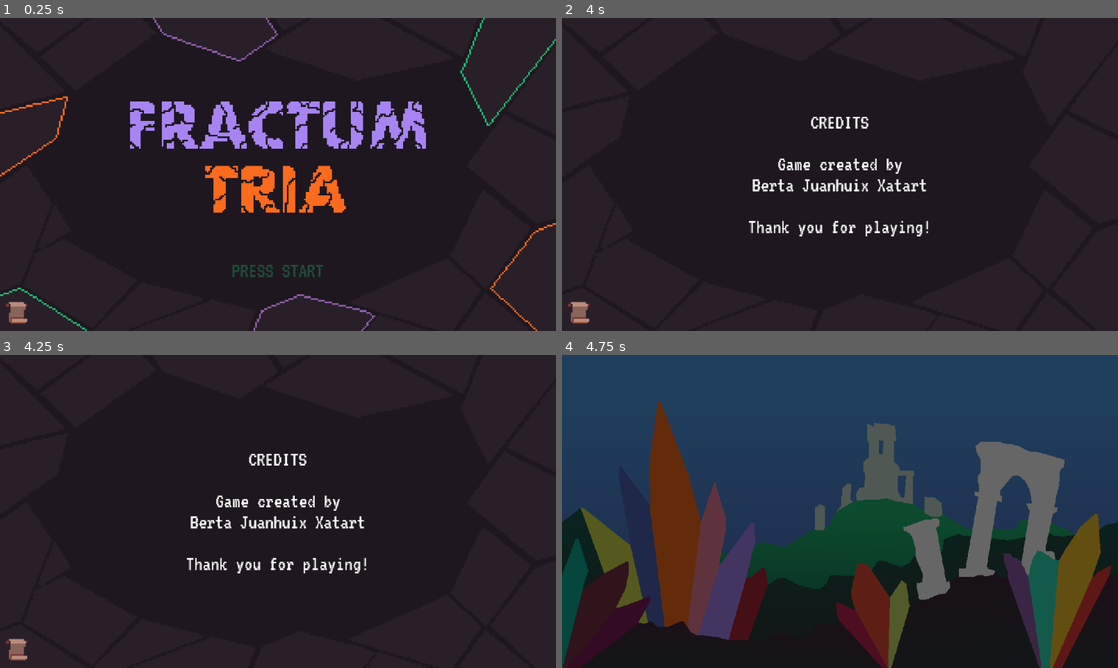
Above: before the commit, frames 1-4 (two rows, left to right).
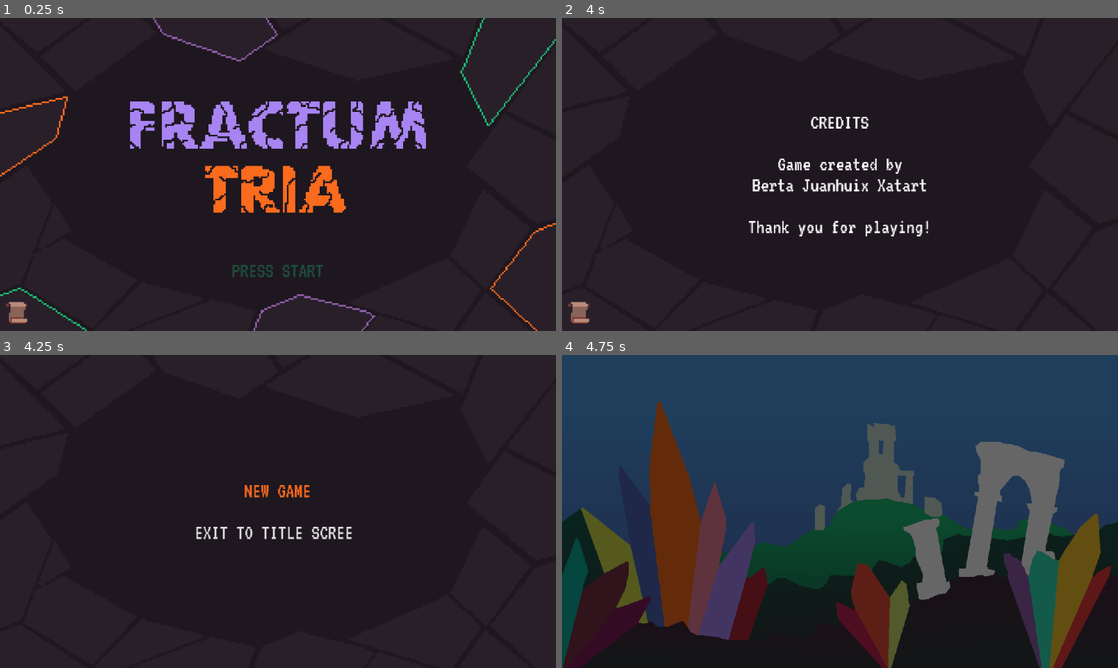
Above: after the commit, the same moments.

Repository: bxatart/fractumTria
Game: Godot game, scene res://scenes/start_screen.tscn
Same seed, same stepped clock (60 frames per second), same inputs: the game is played once before the commit and once after it. Sound files missing from this copy of the repository are replaced by a short silence.
Inputs (mouse positions are in pixels of both pictures, inside the frame that each line leads up to):
- Up to frame 1 (0.25 s): no input
- Up to frame 2 (4 s): click (578, 312) at 0.5 s; click "PRESS START" at 1.25 s; click "PRESS START" at 2 s; tap Enter (ui_accept) at 2.75, 3.5 s; hold Right (move_right) from 2.78 s (still down); tap J (shoot) at 2.85 s; tap W (jump) at 3.02, 3.77 s; tap K (swap_color) at 3.6 s
- Up to frame 3 (4.25 s): keep holding Right (move_right)
- Up to frame 4 (4.75 s): release Right (move_right) at 4.25 s; click (840, 489) at 4.25 s, where only the run after the commit has a clickable "NEW GAME"

Frames 1-2 are identical in both runs. In frame 3, 2.5% of the frame differs, in the area x 1-66%, y 31-98%; in frame 4, nothing differs.

Commit message:
Afegeixo pantalla per carregar i crear nova partida

Diff:
--- a/project.godot
+++ b/project.godot
@@ -124,7 +124,7 @@
 [internationalization]
 
 locale/translations=PackedStringArray("res://assets/translations/ca.po", "res://assets/translations/en.po", "res://assets/translations/es.po")
-locale/translations_pot_files=PackedStringArray("res://scene …(1090 unchanged characters)… _screen.gd", "res://scripts/tutorial.gd")
+locale/translations_pot_files=PackedStringArray("res://scene …(1090 unchanged characters)… _screen.gd", "res://scripts/tutorial.gd", "res://scenes/load_game_screen.tscn", "res://scripts/load_game_screen.gd")
 
 [layer_names]
 
--- /dev/null
+++ b/scenes/load_game_screen.tscn
@@ -0,0 +1,115 @@
+[gd_scene load_steps=16 format=3 uid="uid://6bb4gbblqfot"]
+
+[ext_resource type="Theme" uid="uid://bhid78ber0sik" path="res://assets/fonts/font_theme.tres" id="1_r7yjg"]
+[ext_resource type="Script" uid="uid://dmyfxcf2xmqfy" path="res://scripts/load_game_screen.gd" id="2_r7yjg"]
+[ext_resource type="Texture2D" uid="uid://b43jtejofuyuh" path="res://assets/backgrounds/bg_pause.png" id="3_f7n5r"]
+
+[sub_resource type="StyleBoxEmpty" id="StyleBoxEmpty_pn7wg"]
+
+[sub_resource type="StyleBoxEmpty" id="StyleBoxEmpty_sm2ni"]
+
+[sub_resource type="StyleBoxEmpty" id="StyleBoxEmpty_tc5hl"]
+
+[sub_resource type="StyleBoxEmpty" id="StyleBoxEmpty_73fcp"]
+
+[sub_resource type="StyleBoxEmpty" id="StyleBoxEmpty_ar34o"]
+
+[sub_resource type="StyleBoxEmpty" id="StyleBoxEmpty_amt2q"]
+
+[sub_resource type="StyleBoxEmpty" id="StyleBoxEmpty_lkml2"]
+
+[sub_resource type="StyleBoxEmpty" id="StyleBoxEmpty_gld7y"]
+
+[sub_resource type="StyleBoxEmpty" id="StyleBoxEmpty_g2cvw"]
+
+[sub_resource type="StyleBoxEmpty" id="StyleBoxEmpty_0m60l"]
+
+[sub_resource type="StyleBoxEmpty" id="StyleBoxEmpty_smlye"]
+
+[sub_resource type="StyleBoxEmpty" id="StyleBoxEmpty_5aq17"]
+
+[node name="loadGameScreen" type="Control"]
+layout_mode = 3
+anchors_preset = 15
+anchor_right = 1.0
+anchor_bottom = 1.0
+grow_horizontal = 2
+grow_vertical = 2
+theme = ExtResource("1_r7yjg")
+script = ExtResource("2_r7yjg")
+
+[node name="TextureRect" type="TextureRect" parent="." groups=["background"]]
+layout_mode = 1
+anchors_preset = 15
+anchor_right = 1.0
+anchor_bottom = 1.0
+grow_horizontal = 2
+grow_vertical = 2
+texture = ExtResource("3_f7n5r")
+
+[node name="VBoxContainer" type="VBoxContainer" parent="."]
+layout_mode = 1
+anchors_preset = 8
+anchor_left = 0.5
+anchor_top = 0.5
+anchor_right = 0.5
+anchor_bottom = 0.5
+offset_left = -42.5
+offset_top = -53.5
+offset_right = 42.5
+offset_bottom = 53.5
+grow_horizontal = 2
+grow_vertical = 2
+theme_override_constants/separation = 24
+alignment = 1
+
+[node name="continueButton" type="Button" parent="VBoxContainer"]
+layout_mode = 2
+focus_neighbor_top = NodePath("../exitButton")
+focus_neighbor_bottom = NodePath("../newGameButton")
+theme_override_colors/font_hover_pressed_color = Color(0.117647, 0.737255, 0.45098, 1)
+theme_override_colors/font_hover_color = Color(0.117647, 0.737255, 0.45098, 1)
+theme_override_colors/font_focus_color = Color(0.117647, 0.737255, 0.45098, 1)
+theme_override_colors/font_pressed_color = Color(0.117647, 0.737255, 0.45098, 1)
+theme_override_styles/focus = SubResource("StyleBoxEmpty_pn7wg")
+theme_override_styles/hover = SubResource("StyleBoxEmpty_sm2ni")
+theme_override_styles/pressed = SubResource("StyleBoxEmpty_tc5hl")
+theme_override_styles/normal = SubResource("StyleBoxEmpty_73fcp")
+text = "CONTINUE"
+
+[node name="newGameButton" type="Button" parent="VBoxContainer"]
+layout_mode = 2
+focus_neighbor_top = NodePath("../continueButton")
+focus_neighbor_bottom = NodePath("../exitButton")
+theme_override_colors/font_hover_pressed_color = Color(0.984314, 0.419608, 0.113725, 1)
+theme_override_colors/font_hover_color = Color(0.984314, 0.419608, 0.113725, 1)
+theme_override_colors/font_focus_color = Color(0.984314, 0.419608, 0.113725, 1)
+theme_override_colors/font_pressed_color = Color(0.984314, 0.419608, 0.113725, 1)
+theme_override_styles/focus = SubResource("StyleBoxEmpty_ar34o")
+theme_override_styles/hover = SubResource("StyleBoxEmpty_amt2q")
+theme_override_styles/pressed = SubResource("StyleBoxEmpty_lkml2")
+theme_override_styles/normal = SubResource("StyleBoxEmpty_gld7y")
+text = "NEW GAME"
+
+[node name="exitButton" type="Button" parent="VBoxContainer"]
+layout_mode = 2
+focus_neighbor_top = NodePath("../newGameButton")
+focus_neighbor_bottom = NodePath("../continueButton")
+theme_override_colors/font_hover_pressed_color = Color(0.658824, 0.517647, 0.952941, 1)
+theme_override_colors/font_hover_color = Color(0.658824, 0.517647, 0.952941, 1)
+theme_override_colors/font_focus_color = Color(0.658824, 0.517647, 0.952941, 1)
+theme_override_colors/font_pressed_color = Color(0.658824, 0.517647, 0.952941, 1)
+theme_override_styles/focus = SubResource("StyleBoxEmpty_g2cvw")
+theme_override_styles/hover = SubResource("StyleBoxEmpty_0m60l")
+theme_override_styles/pressed = SubResource("StyleBoxEmpty_smlye")
+theme_override_styles/normal = SubResource("StyleBoxEmpty_5aq17")
+text = "EXIT TO TITLE SCREEN"
+
+[connection signal="focus_entered" from="VBoxContainer/continueButton" to="." method="_on_continue_button_focus_entered"]
+[connection signal="pressed" from="VBoxContainer/continueButton" to="." method="_on_continue_button_pressed"]
+[connection signal="focus_entered" from="VBoxContainer/newGameButton" to="." method="_on_new_game_button_focus_entered"]
+[connection signal="focus_entered" from="VBoxContainer/newGameButton" to="." method="_on_config_button_focus_entered"]
+[connection signal="pressed" from="VBoxContainer/newGameButton" to="." method="_on_new_game_button_pressed"]
+[connection signal="pressed" from="VBoxContainer/newGameButton" to="." method="_on_config_button_pressed"]
+[connection signal="focus_entered" from="VBoxContainer/exitButton" to="." method="_on_exit_button_focus_entered"]
+[connection signal="pressed" from="VBoxContainer/exitButton" to="." method="_on_exit_button_pressed"]
--- a/scenes/start_screen.tscn
+++ b/scenes/start_screen.tscn
@@ -123,4 +123,5 @@
 texture_normal = ExtResource("5_hm208")
 stretch_mode = 0
 
+[connection signal="pressed" from="playButton" to="." method="_on_play_button_pressed"]
 [connection signal="pressed" from="creditsButton" to="." method="_on_credits_button_pressed"]
--- a/scripts/GameState.gd
+++ b/scripts/GameState.gd
@@ -110,3 +110,15 @@
 	player_max_health = int(data["max_health"])
 	#Color
 	set_color(color.values()[int(data["color"])])
+
+func reset_progress() -> void:
+	levels_completed = create_levels_array(total_levels)
+	last_level_played = -1
+	player_health = base_health
+	player_max_health = base_health
+	current_color = color.GREEN
+
+func new_game() -> void:
+	SaveGame.delete_save()
+	reset_progress()
+	get_tree().change_scene_to_file("res://scenes/intro.tscn")
--- a/scripts/SaveGame.gd
+++ b/scripts/SaveGame.gd
@@ -35,3 +35,7 @@
 		"max_health": int(cfg.get_value("player", "max_health", 3)),
 		"color": int(cfg.get_value("player", "color", 0)),
 	}
+
+func delete_save() -> void:
+	if has_save():
+		DirAccess.remove_absolute(ProjectSettings.globalize_path(save_path))
--- /dev/null
+++ b/scripts/load_game_screen.gd
@@ -0,0 +1,35 @@
+extends Control
+
+@onready var continue_button: Button = $VBoxContainer/continueButton
+@onready var exit_button: Button = $VBoxContainer/exitButton
+@onready var new_game_button: Button = $VBoxContainer/newGameButton
+
+func _ready() -> void:
+	continue_button.visible = false
+	if SaveGame.has_save():
+		continue_button.visible = true
+	new_game_button.grab_focus()
+
+func _on_continue_button_pressed() -> void:
+	Sound.playSfx("menuConfirm")
+	GameState.load_progress()
+	get_tree().change_scene_to_file("res://scenes/level_select.tscn")
+
+func _on_continue_button_focus_entered() -> void:
+	Sound.playSfx("menuSelect")
+
+func _on_new_game_button_pressed() -> void:
+	Sound.playSfx("menuConfirm")
+	GameState.new_game()
+
+func _on_new_game_button_focus_entered() -> void:
+	Sound.playSfx("menuSelect")
+
+func _on_exit_button_pressed() -> void:
+	Sound.playSfx("menuBack")
+	await get_tree().create_timer(0.25).timeout
+	#Torna a la pantalla d'inici
+	get_tree().change_scene_to_file("res://scenes/start_screen.tscn")
+
+func _on_exit_button_focus_entered() -> void:
+	Sound.playSfx("menuSelect")
--- a/scripts/start_screen.gd
+++ b/scripts/start_screen.gd
@@ -22,14 +22,11 @@
 func start_game() -> void:
 	Sound.stopMusic()
 	await get_tree().create_timer(0.5).timeout
-	if SaveGame.has_save():
-		GameState.load_progress()
-		get_tree().change_scene_to_file("res://scenes/level_select.tscn")
-	else:
-		get_tree().change_scene_to_file("res://scenes/intro.tscn")
+	get_tree().change_scene_to_file("res://scenes/load_game_screen.tscn")
 
 func _on_credits_button_pressed() -> void:
 	#Fer visible la pantalla de crèdits
+	Sound.playSfx("menuConfirm")
 	credits.visible = not credits.visible
 	if credits.visible:
 		credits_button.grab_focus()
Binary file removed: assets/other/cursor.png
Not shown, changed: assets/translations/ca.po
Not shown, changed: assets/translations/en.po
Not shown, changed: assets/translations/es.po
Not shown, changed: assets/translations/translations.pot
Not shown, added: scripts/load_game_screen.gd.uid
